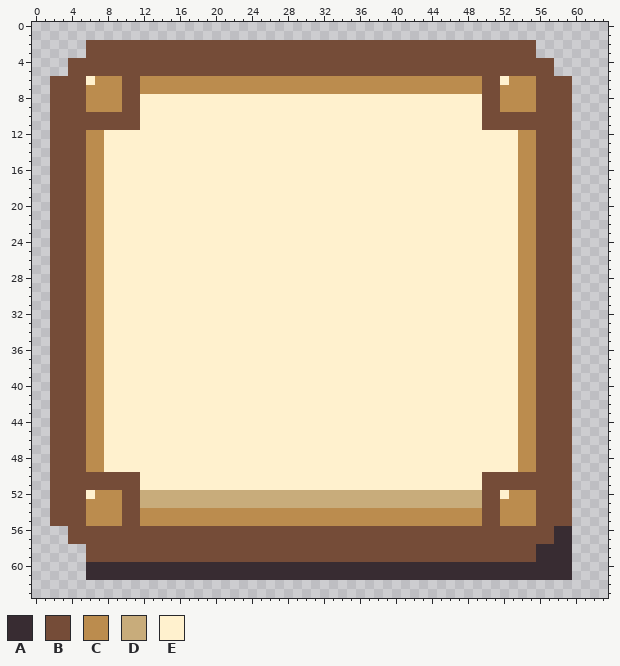
Edited in one commit: pixel-art file (art/runtime/hover.aseprite). Above is the file before it was changed.
64x64 pixels, 1 frame. Colours within 5 levels of each other are drawn and written as one.
Palette (. is transparent): A #382c32  B #754c38  C #bb8c4e  D #c8ac7b  E #fff1ce
And afterwards:
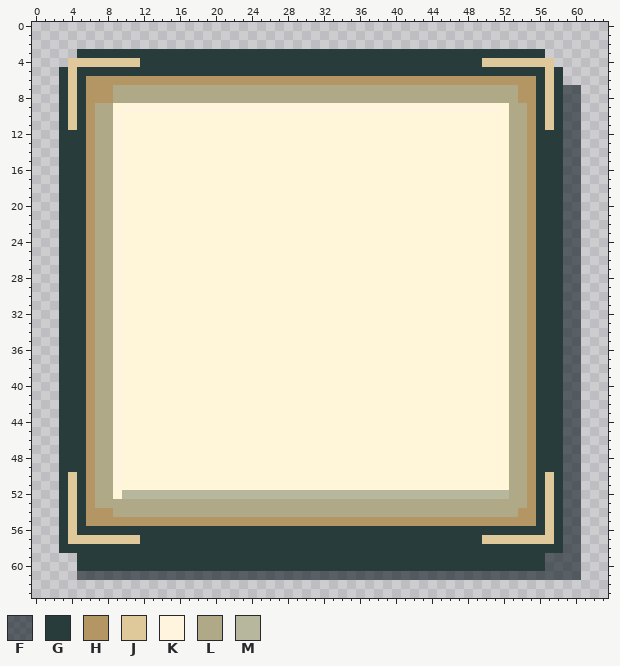
Colours new in this view: F #0d1a209b  G #283c3b  H #b39664  J #dfc99a  K #fff5df  L #afa988  M #b7b79e
The exact change:
layer "Cut lacquer and cast shadow" added
layer "Brass inlay and inner bevel" added
layer "Paper fibres and lacquer pores" added
layer "Corner brasswork" added
layer "Lacquer silhouette" removed
layer "Paper and inset rim" removed
layer "Corner joinery" removed
colour E: #fff1ce -> #fff5d9
Changed rows in their new state; - is a pixel that keeps its letter.
first column x 2:
 2 ----..................................................-----
 3 ---GGGGGGGGGGGGGGGGGGGGGGGGGGGGGGGGGGGGGGGGGGGGGGGGGGGG----
 4 --JJJJJJJJGGGGGGGGGGGGGGGGGGGGGGGGGGGGGGGGGGGGGGJJJJJJJJ---
 5 -GJGGGGGGGGGGGGGGGGGGGGGGGGGGGGGGGGGGGGGGGGGGGGGGGGGGGGJG--
 6 .GJGHHHHHHHHHHHHHHHHHHHHHHHHHHHHHHHHHHHHHHHHHHHHHHHHHHGJG.-
 7 .GJGHHHLLLLLLLLLLLLLLLLLLLLLLLLLLLLLLLLLLLLLLLLLLLLLHHGJGFF
 8 .GJGHHHLLLLLLLLLLLLLLLLLLLLLLLLLLLLLLLLLLLLLLLLLLLLLHHGJGFF
 9 .GJGHLLEKKKKKKKKKKKKKKKKKKKKKKKKKKKKKKKKKKKKKKKKKKELLHGJGFF
10 .GJGHLLKEE--------------------------------------EEELLHGJGFF
11 .GJGHLLKEE--------------------------------------EEELLHGJGFF
12 .GGGHLLK-------------------------------------------LLHGGGFF
13 .GGGHLLK-------------------------------------------LLHGGGFF
14 .GGGHLLK-------------------------------------------LLHGGGFF
15 .GGGHLLK-------------------------------------------LLHGGGFF
16 .GGGHLLK-------------------------------------------LLHGGGFF
17 .GGGHLLK-------------------------------------------LLHGGGFF
18 .GGGHLLK-------------------------------------------LLHGGGFF
19 .GGGHLLK-------------------------------------------LLHGGGFF
20 .GGGHLLK-------------------------------------------LLHGGGFF
21 .GGGHLLK-------------------------------------------LLHGGGFF
22 .GGGHLLK-------------------------------------------LLHGGGFF
23 .GGGHLLK-------------------------------------------LLHGGGFF
24 .GGGHLLK-------------------------------------------LLHGGGFF
25 .GGGHLLK-------------------------------------------LLHGGGFF
26 .GGGHLLK-------------------------------------------LLHGGGFF
27 .GGGHLLK-------------------------------------------LLHGGGFF
28 .GGGHLLK-------------------------------------------LLHGGGFF
29 .GGGHLLK-------------------------------------------LLHGGGFF
30 .GGGHLLK-------------------------------------------LLHGGGFF
31 .GGGHLLK-------------------------------------------LLHGGGFF
32 .GGGHLLK-------------------------------------------LLHGGGFF
33 .GGGHLLK-------------------------------------------LLHGGGFF
34 .GGGHLLK-------------------------------------------LLHGGGFF
35 .GGGHLLK-------------------------------------------LLHGGGFF
36 .GGGHLLK-------------------------------------------LLHGGGFF
37 .GGGHLLK-------------------------------------------LLHGGGFF
38 .GGGHLLK-------------------------------------------LLHGGGFF
39 .GGGHLLK-------------------------------------------LLHGGGFF
40 .GGGHLLK-------------------------------------------LLHGGGFF
41 .GGGHLLK-------------------------------------------LLHGGGFF
42 .GGGHLLK-------------------------------------------LLHGGGFF
43 .GGGHLLK-------------------------------------------LLHGGGFF
44 .GGGHLLK-------------------------------------------LLHGGGFF
45 .GGGHLLK-------------------------------------------LLHGGGFF
46 .GGGHLLK-------------------------------------------LLHGGGFF
47 .GGGHLLK-------------------------------------------LLHGGGFF
48 .GGGHLLK-------------------------------------------LLHGGGFF
49 .GGGHLLK-------------------------------------------LLHGGGFF
50 .GJGHLLKEE--------------------------------------EEELLHGJGFF
51 .GJGHLLKEE--------------------------------------EEELLHGJGFF
52 .GJGHLLEMMMMMMMMMMMMMMMMMMMMMMMMMMMMMMMMMMMMMMMMMMMLLHGJGFF
53 .GJGHLLLLLLLLLLLLLLLLLLLLLLLLLLLLLLLLLLLLLLLLLLLLLLLLHGJGFF
54 .GJGHHHLLLLLLLLLLLLLLLLLLLLLLLLLLLLLLLLLLLLLLLLLLLLLHHGJGFF
55 .GJGHHHHHHHHHHHHHHHHHHHHHHHHHHHHHHHHHHHHHHHHHHHHHHHHHHGJGFF
56 -GJGGGGGGGGGGGGGGGGGGGGGGGGGGGGGGGGGGGGGGGGGGGGGGGGGGGGJGFF
57 -GJJJJJJJJGGGGGGGGGGGGGGGGGGGGGGGGGGGGGGGGGGGGGGJJJJJJJJGFF
58 -GGGGGGGGGGGGGGGGGGGGGGGGGGGGGGGGGGGGGGGGGGGGGGGGGGGGGGGGFF
59 ---GGGGGGGGGGGGGGGGGGGGGGGGGGGGGGGGGGGGGGGGGGGGGGGGGGGGFFFF
60 ---GGGGGGGGGGGGGGGGGGGGGGGGGGGGGGGGGGGGGGGGGGGGGGGGGGGGFFFF
61 ---FFFFFFFFFFFFFFFFFFFFFFFFFFFFFFFFFFFFFFFFFFFFFFFFFFFFFFFF
